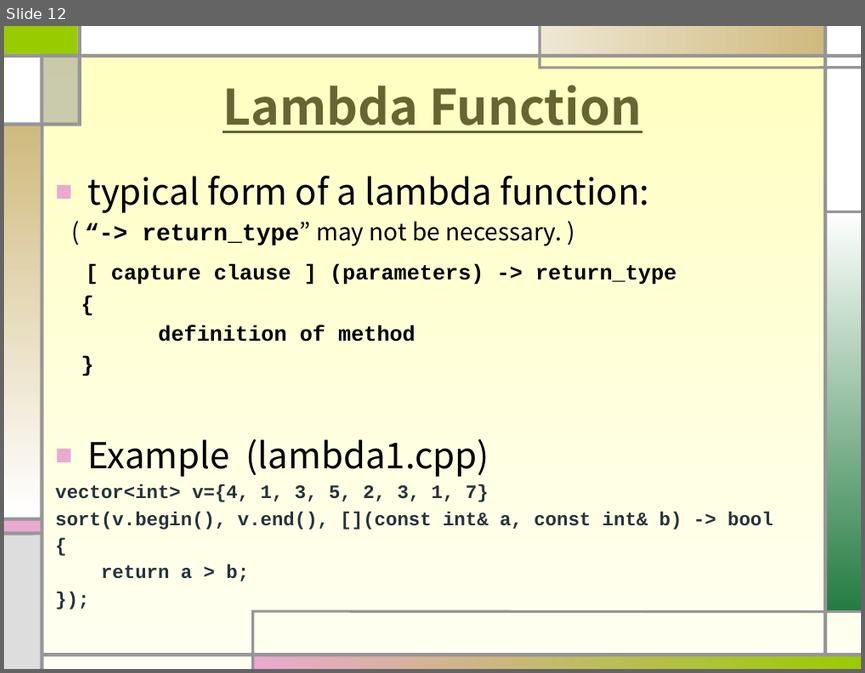
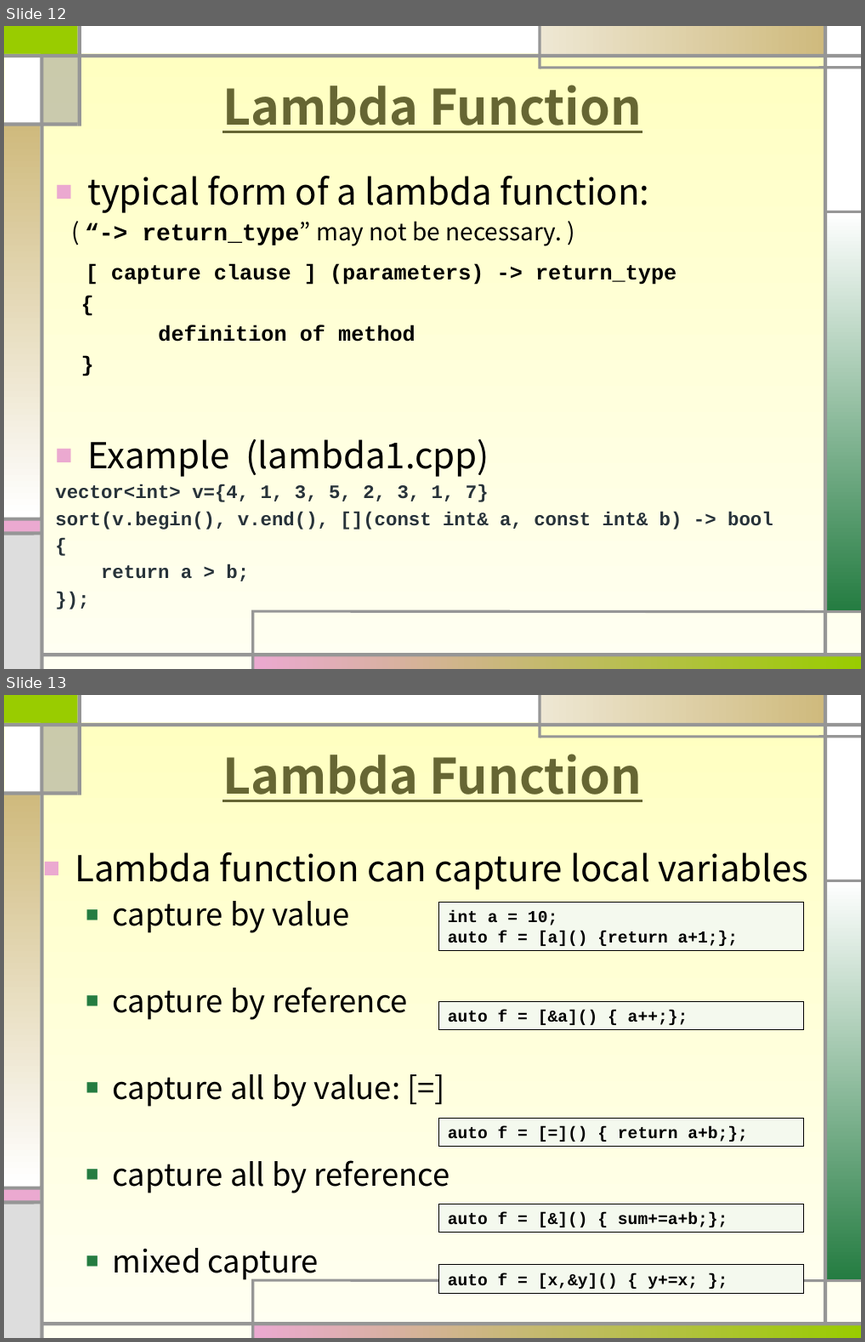
Before and after one commit to sohnbong/oop25, a slide deck: OOP07-4.pptx. Shown one above the other, each under a label of ours: slide 12 before the commit, slides 12 and 13 after it. The pictures are 865x673 and 865x1342 pixels, drawn with LibreOffice and Linux fonts; fonts in the diff are those of the drawing. Boxes give left, top, right and bottom in pixels: in the first picture for what was removed or moved away, otherwise in the second. Text is boxed around its words. In the diff, an @@ line names an element or a change of style, - is before the commit and + after.

```diff
--- a/OOP07-4.pptx
+++ b/OOP07-4.pptx
@@ slide 13 added at bbox=[4, 695, 861, 1338], background gradient #FFFFBF to #FFFFF2; not listed: 24 template elements that a slide beside it also shows @@
@@ title added at bbox=[222, 754, 642, 802], 41 pt, text #666633, bold, underline @@
+Lambda Function
@@ text added at bbox=[75, 852, 809, 1281], 26 pt, text #000000 @@
+■ Lambda function can capture local variables
+  ■ capture by value
+  ■ capture by reference
+  ■ capture all by value: [=]
+  ■ capture all by reference
+  ■ mixed capture
@@ rectangle added at bbox=[439, 902, 803, 950], fill #F4F9EE, outline #000000 0.75 pt, 14 pt, text #000000, bold @@
+int a = 10;
+auto f = [a]() {return a+1;};
@@ rectangle added at bbox=[439, 1001, 803, 1030], fill #F4F9EE, outline #000000 0.75 pt, 14 pt, text #000000, bold @@
+auto f = [&a]() { a++;};
@@ rectangle added at bbox=[439, 1117, 803, 1146], fill #F4F9EE, outline #000000 0.75 pt, 14 pt, text #000000, bold @@
+auto f = [=]() { return a+b;};
@@ rectangle added at bbox=[439, 1203, 803, 1232], fill #F4F9EE, outline #000000 0.75 pt, 14 pt, text #000000, bold @@
+auto f = [&]() { sum+=a+b;};
@@ rectangle added at bbox=[439, 1264, 803, 1293], fill #F4F9EE, outline #000000 0.75 pt, 14 pt, text #000000, bold @@
+auto f = [x,&y]() { y+=x; };
```
